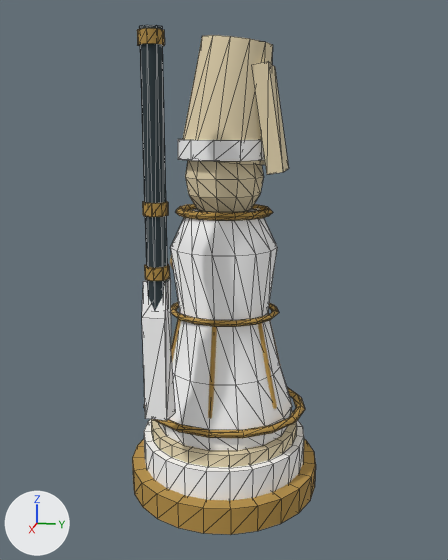
What one commit did to the glTF model art/terrain-study/unit-roster-review/janissary.glb.
One viewpoint serves both versions: a 50 mm lens placed at (1.42, 0.284, 0.883), pointed at (0.012, 0.003, 0.531). Arrows for +X, +Y and +Z are at lower left; the lights stay in place. The picture after the commit comes second. Mesh edges are drawn as thin lines on the coarser meshes. Where no turn or scale is listed for an object, it has been applied to the vertices. Vertices at exactly the same position are counted once.

The first picture shows 'Cap band', 'Enamel base', 'Faceted ivory face', 'Folded cap tail', 'Ivory base bead', 'Ivory felt cap', 'Matchlock butt', 'Trim collar bead', 'Trim hem', 'Trim plinth', 'Turned enamel robe', 'Upright matchlock barrel' and 7 more.
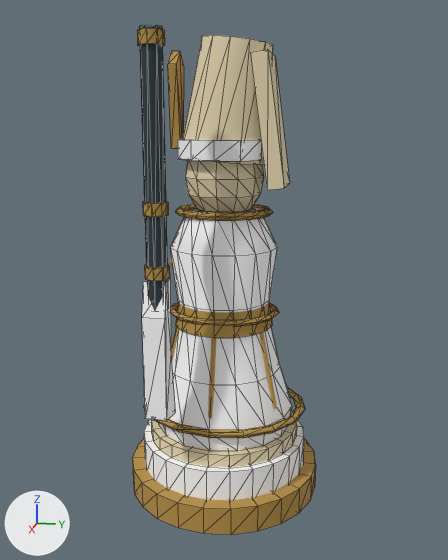
Where the newer file only moved an object's origin or applied its transform, the numbers keep the older frame.

Pixel boxes [x1, y1, x2, y2] of what changed, in the pictures (448 x 560 px):
'Folded cap tail', reshaped (8% wider, 23% taller)
    before: [254, 61, 289, 175]
    after: [252, 49, 290, 190]
'Broad sash', added (orange)
    after: [175, 302, 272, 338]
'Empty gilt plume holder', added (orange)
    after: [168, 51, 184, 149]

The change, as a diff of the scene's bpy script:
```diff
--- a/art/terrain-study/unit-roster-review/janissary.glb.py
+++ b/art/terrain-study/unit-roster-review/janissary.glb.py
@@ me_mesh_18 @@
 # used by ob_folded_cap_tail; location = (0.0, 0.107, 0.9)
-me_mesh_18.from_pydata(...)  # 8 vertices, 12 faces; spans x -0.061..0.061, y -0.036..0.036, z -0.117..0.117
-me_mesh_18.vertices[0].co = (0.061, -0.036, 0.111)  # pixel (251, 64)
-me_mesh_18.vertices[1].co = (0.061, -0.001, 0.117)  # pixel (268, 61)
-me_mesh_18.vertices[2].co = (0.061, 0.001, -0.117)  # pixel (266, 174)
-me_mesh_18.vertices[3].co = (0.061, 0.036, -0.111)  # pixel (283, 172)
-me_mesh_18.vertices[4].co = (-0.061, -0.001, 0.117)  # pixel (274, 66)
-me_mesh_18.vertices[5].co = (-0.061, -0.036, 0.111)
-me_mesh_18.vertices[6].co = (-0.061, 0.036, -0.111)  # pixel (288, 168)
-me_mesh_18.vertices[7].co = (-0.061, 0.001, -0.117)
+me_mesh_18.from_pydata(...)  # 8 vertices, 12 faces; spans x -0.065..0.065, y -0.038..0.039, z -0.15..0.14
+# me_mesh_18 part 1
+me_mesh_18.vertices[0].co = (0.065, -0.038, 0.135)  # pixel (250, 52)
+me_mesh_18.vertices[1].co = (0.065, -0.001, 0.14)  # pixel (267, 49)
+me_mesh_18.vertices[2].co = (0.065, 0.002, -0.15)  # pixel (267, 190)
+me_mesh_18.vertices[3].co = (0.065, 0.039, -0.145)  # pixel (284, 188)
+me_mesh_18.vertices[4].co = (-0.065, -0.001, 0.14)  # pixel (275, 56)
+me_mesh_18.vertices[5].co = (-0.065, -0.038, 0.135)
+me_mesh_18.vertices[6].co = (-0.065, 0.039, -0.145)  # pixel (289, 183)
+me_mesh_18.vertices[7].co = (-0.065, 0.002, -0.15)
 me_mesh_18.materials.append(mat_warm_ivory)
@@ me_mesh_20_1 @@
+me_mesh_20_1.from_pydata(...)  # 36 vertices, 64 faces; spans x -0.119..0.119, y -0.119..0.119, z -0.031..0.031
+me_mesh_20_1.materials.append(mat_trim_gilt)  # orange #b69045
@@ me_mesh_19_1 @@
+me_mesh_19_1.from_pydata([(-0.016, 0.0, 0.0), (-0.033, 0.0, 0.183), (0.0, 0.0, 0.213), (0.033, 0.0, 0.183), (0.016, 0.0, 0.0), (0.0, -0.02, 0.213), (-0.033, -0.02, 0.183), (-0.016, -0.02, 0.0), (0.016, -0.02, 0.0), (0.033, -0.02, 0.183)], [], [(0, 1, 2), (3, 4, 0), (0, 2, 3), (5, 6, 7), (7, 8, 9), (9, 5, 7), (0, 4, 7), (4, 8, 7), (4, 3, 8), (3, 9, 8), (3, 2, 9), (2, 5, 9), (2, 1, 5), (1, 6, 5), (1, 0, 6), (0, 7, 6)])
+me_mesh_19_1.materials.append(mat_antique_gold)  # orange #b69045
@@ ob_broad_sash @@
+ob_broad_sash = bpy.data.objects.new('Broad sash', me_mesh_20_1)
+ob_broad_sash.location = (0.0, 0.0, 0.453)
@@ ob_empty_gilt_plume_holder @@
+ob_empty_gilt_plume_holder = bpy.data.objects.new('Empty gilt plume holder', me_mesh_19_1)
+ob_empty_gilt_plume_holder.location = (0.0, -0.099, 0.835)
```
